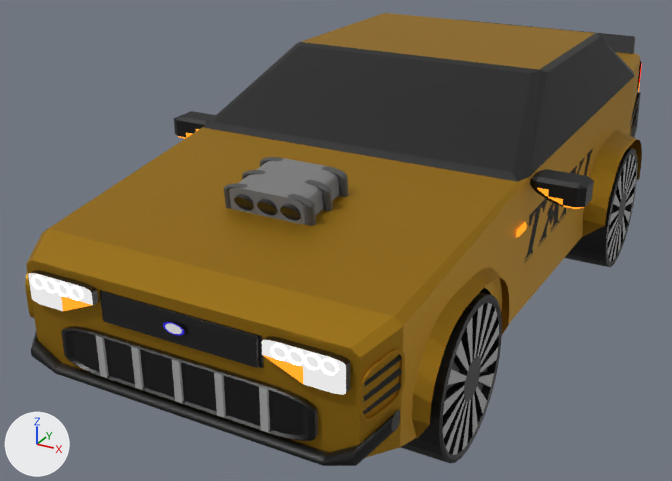
What one commit did to the Blender file Low Poly car models/Players cars/Z Taxi .blend.
Camera for both pictures: a 50 mm camera at (-5.87, -6.29, 2.22) aimed at (-8.99, -0.63, -0.61). Lighting does not change. The marker at lower left points along +X, +Y and +Z.
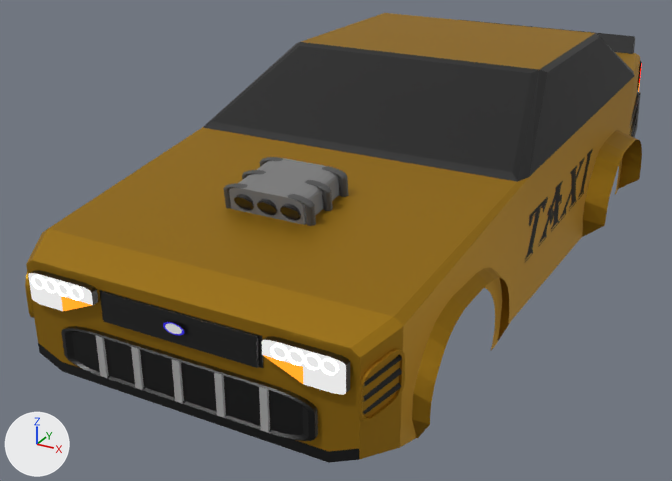
Changed parts and their boxes (x1, y1, x2, y2) in the pictures (672 x 481 px; the box of a moved part takes in the faces that stretch with it):
'Cube.004', reshaped: before (25, 13, 642, 458); after (25, 13, 642, 463)
'Cylinder.005', deleted: before (400, 292, 502, 464)
    faces in mat_material_017 (black #000000): (400, 292, 502, 464)
    faces in mat_material_016 (grey #aaaaaa): (443, 303, 499, 455)
'Circle', deleted (black): before (31, 332, 400, 466)
'Cylinder.004', deleted: before (565, 148, 638, 267)
    faces in mat_material_004 (black #000000): (565, 148, 638, 267)
    faces in mat_material_003 (grey #aaaaaa): (608, 155, 636, 261)
part 1 of me_cube_003, deleted (black): before (530, 169, 594, 209)
part 2 of me_cube_003, deleted (black): before (174, 111, 216, 139)
part 3 of me_cube_003, deleted: before (516, 222, 527, 238)
part 4 of me_cube_003, moved or reshaped: before (34, 158, 491, 374); after (34, 158, 359, 463)

What the commit changed:
me_cube_003 is used by ob_cube_004; location (-8.535, -1.464, 0.024); rotation (-0.0283, 0.0, 0.0), in degrees (-1.6, 0, 0); scale (1.0, 1.0, 1.0).
me_cube_003 had 5647 vertices, 4025 faces, 12 loose edges and spanned x -1.5..1.49, y -1.66..4.3, z -0.67..0.83.
me_cube_003 now has 5407 vertices, 3787 faces, 12 loose edges and spans x -1.33..1.32, y -1.66..4.3, z -0.66..0.83.
me_cube_003 part 1: the loose piece of 54 vertices spanning x 1.15..1.49, y 0.28..0.5, z 0.17..0.34 is deleted.
me_cube_003 part 2: the loose piece of 54 vertices spanning x -1.5..-1.16, y 0.28..0.5, z 0.17..0.34 is deleted.
me_cube_003 part 3: the loose piece of 12 vertices spanning x 1.16..1.17, y 0.11..0.27, z 0.0..0.06 is deleted.
me_cube_003 part 4: 342 vertices moved within x -0.9..0.92, y -1.66..-0.38, z -0.14..0.4; 116 vertices removed from x -1.08..1.06, y -1.35..3.18, z -0.67..-0.01; 8 vertices added at x -1.03..1.01, y -1.59..-1.58, z -0.63..-0.49.
me_cube_003 no longer uses material mat_underside_001 (black #000000).
Object 'Cylinder.004' (ob_cylinder_004) is deleted.
Object 'Cylinder.005' (ob_cylinder_005) is deleted.
Object 'Circle' (ob_circle) is deleted.
